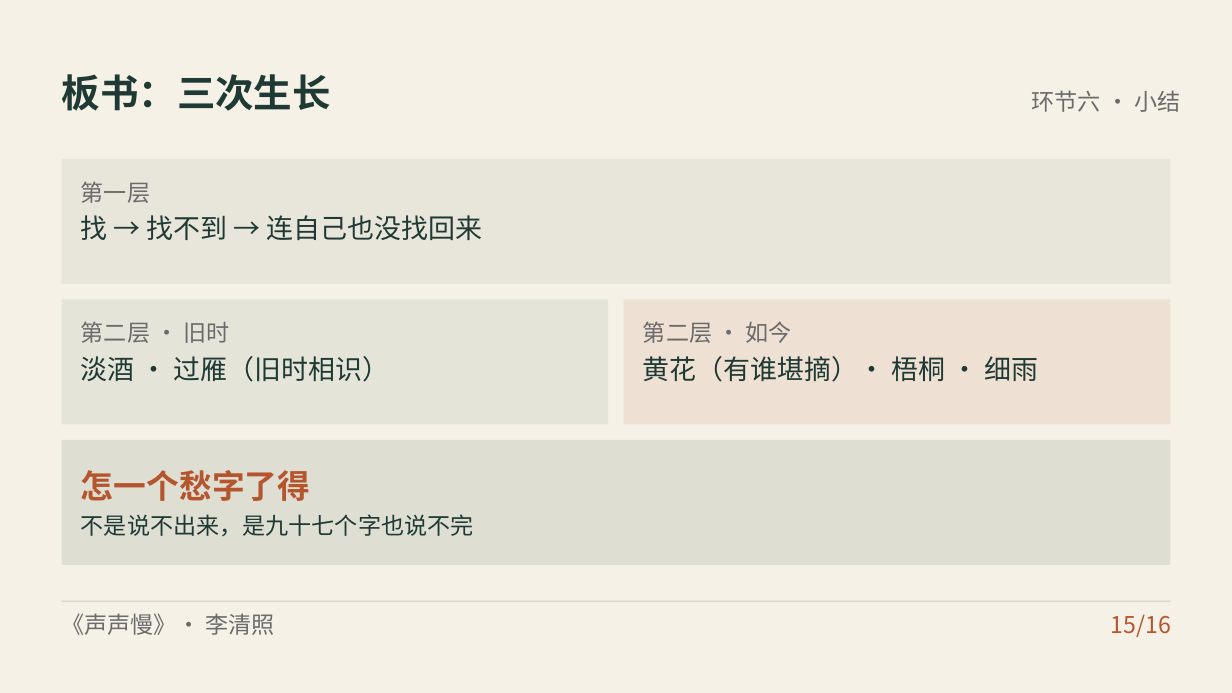
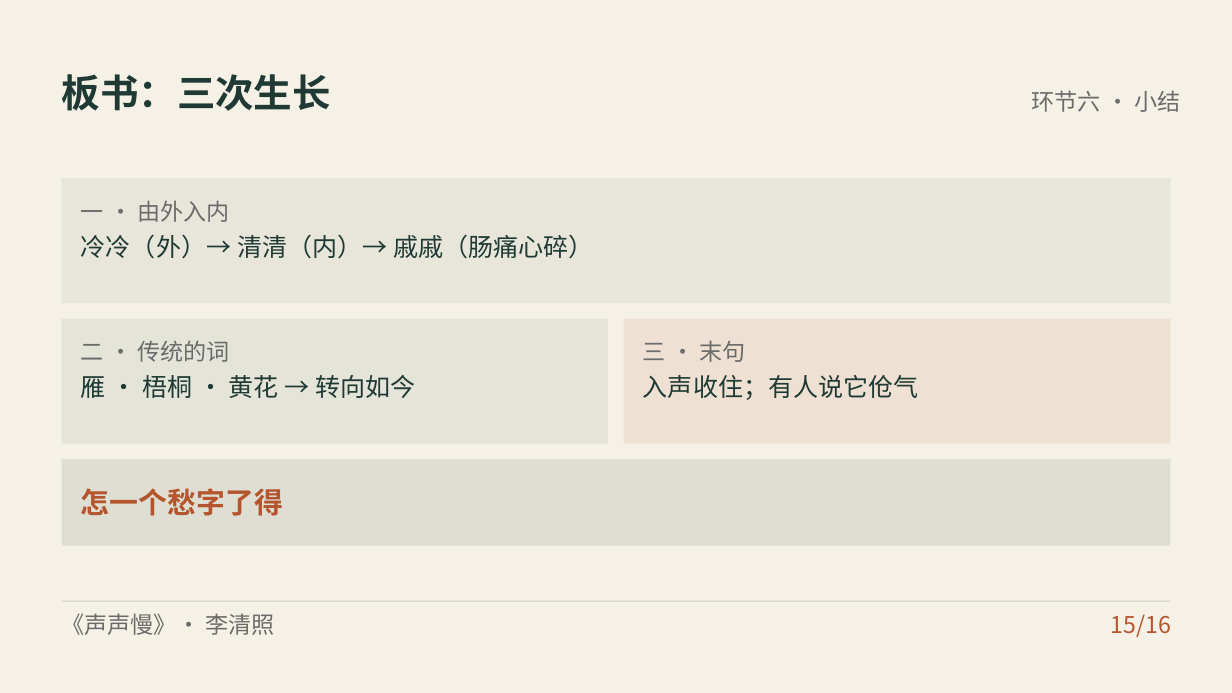
Before and after one commit to zhshy/gaozhong-yuwen-design-orchestrator, a slide deck: slide 15 of examples/声声慢/课件/声声慢.pptx. Drawn at 1232x693 pixels with LibreOffice and Linux fonts; fonts in the diff are those of the drawing. Boxes give left, top, right and bottom in pixels: in the first picture for what was removed or moved away, otherwise in the second. Text is boxed around its words. In the diff, an @@ line names an element or a change of style, - is before the commit and + after.

```diff
--- a/examples/声声慢/课件/声声慢.pptx
+++ b/examples/声声慢/课件/声声慢.pptx
@@ text at [81,200,229,222]: text changed @@
-第一层
+一 · 由外入内
@@ text removed at [81,215,483,240] @@
-找 → 找不到 → 连自己也没找回来
@@ text added at [81,234,594,259], 19.5 pt, text #1F3A34 @@
+冷冷（外）→ 清清（内）→ 戚戚（肠痛心碎）
@@ text removed at [81,321,230,343] @@
-第二层 · 旧时
@@ 3 rectangles: place and size @@
-3 rectangles at [62,159,1171,424]
+3 rectangles at [62,178,1171,444]
@@ text removed at [643,321,792,343] @@
-第二层 · 如今
@@ text removed at [81,356,390,382] @@
-淡酒 · 过雁（旧时相识）
@@ text added at [81,340,229,362], 18 pt, text #6B6B6B @@
+二 · 传统的词
@@ text removed at [643,356,1038,382] @@
-黄花（有谁堪摘）· 梧桐 · 细雨
@@ text added at [643,340,745,362], 18 pt, text #6B6B6B @@
+三 · 末句
@@ text added at [81,375,415,398], 19.5 pt, text #1F3A34 @@
+雁 · 梧桐 · 黄花 → 转向如今
@@ text added at [643,375,919,400], 19.5 pt, text #1F3A34 @@
+入声收住；有人说它伧气
@@ rectangle: place and size @@
-rectangle at [62,440,1171,565]
+rectangle at [62,459,1171,546]
@@ text "怎一个愁字了得": place and size @@
-text "怎一个愁字了得" at [81,470,311,501]
+text "怎一个愁字了得" at [81,488,284,516]
@@ text "怎一个愁字了得" at [81,488,284,516]: size 25.5 to 22.5 pt @@
@@ text removed at [81,514,474,536] @@
-不是说不出来，是九十七个字也说不完
```
Also in this commit, not shown: 12 other slides changed, 2 slides added, 2 slides removed, 26 other files.
